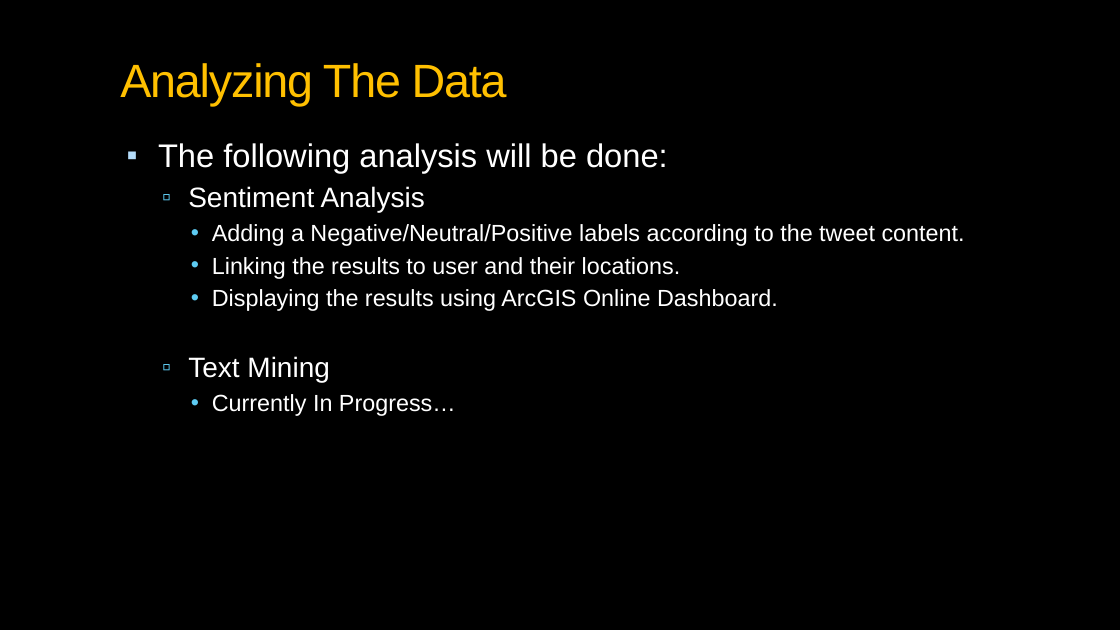
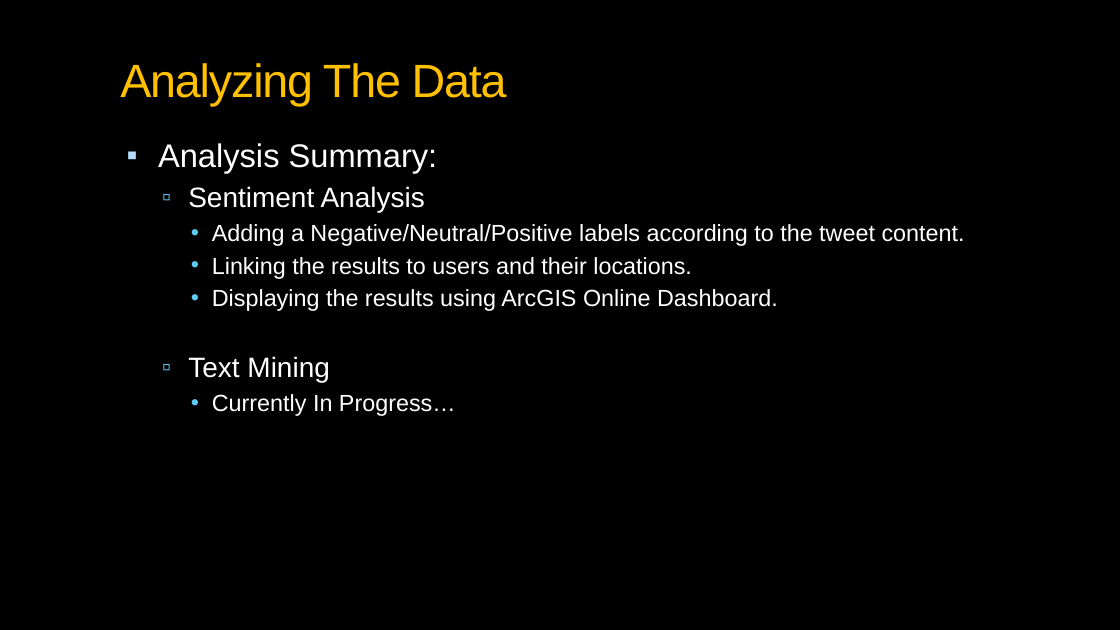
Before and after one commit to aliharakeh/M2-Project, a slide deck: slide 7 of Reports/Geospatial Intelligence_v2.pptx. Drawn at 1120x630 pixels with LibreOffice and Linux fonts; fonts in the diff are those of the drawing; background and template pictures are left out. Boxes give left, top, right and bottom in pixels: in the first picture for what was removed or moved away, otherwise in the second. Text is boxed around its words. In the diff, an @@ line names an element or a change of style, - is before the commit and + after.

```diff
--- a/Reports/Geospatial Intelligence_v2.pptx
+++ b/Reports/Geospatial Intelligence_v2.pptx
@@ text at box(158, 143, 438, 173): text changed @@
-▪ The following analysis will be done:
+▪ Analysis Summary:
@@ text at box(212, 257, 692, 279): text changed @@
-    • Linking the results to user and their locations.
+    • Linking the results to users and their locations.
```
Also in this commit, not shown: 1 other slide changed, 4 slides added, 1 slide removed.
